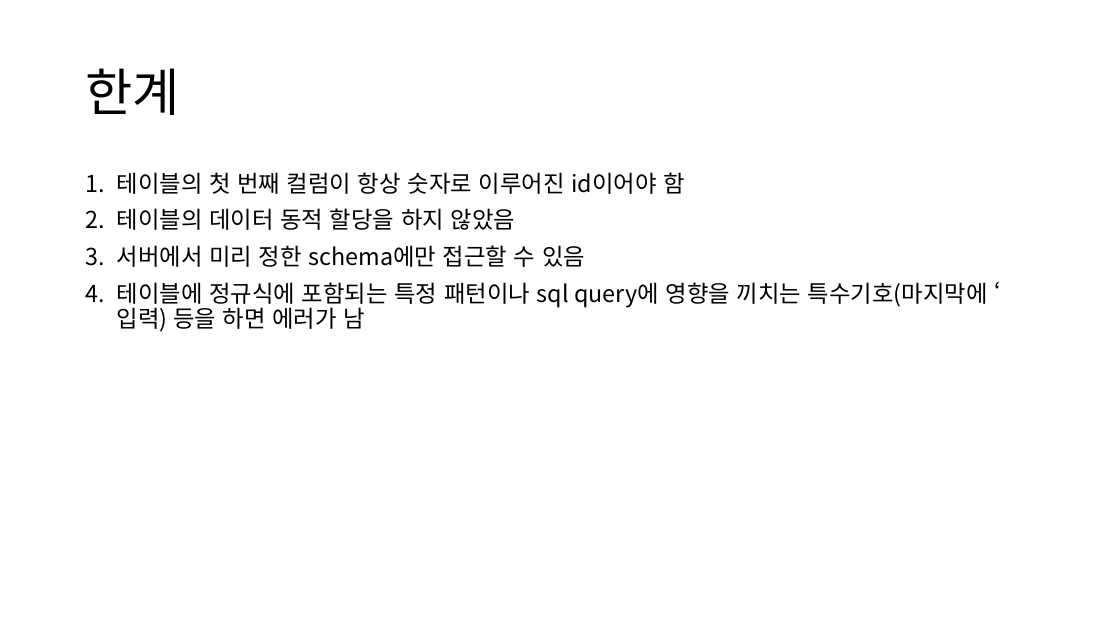
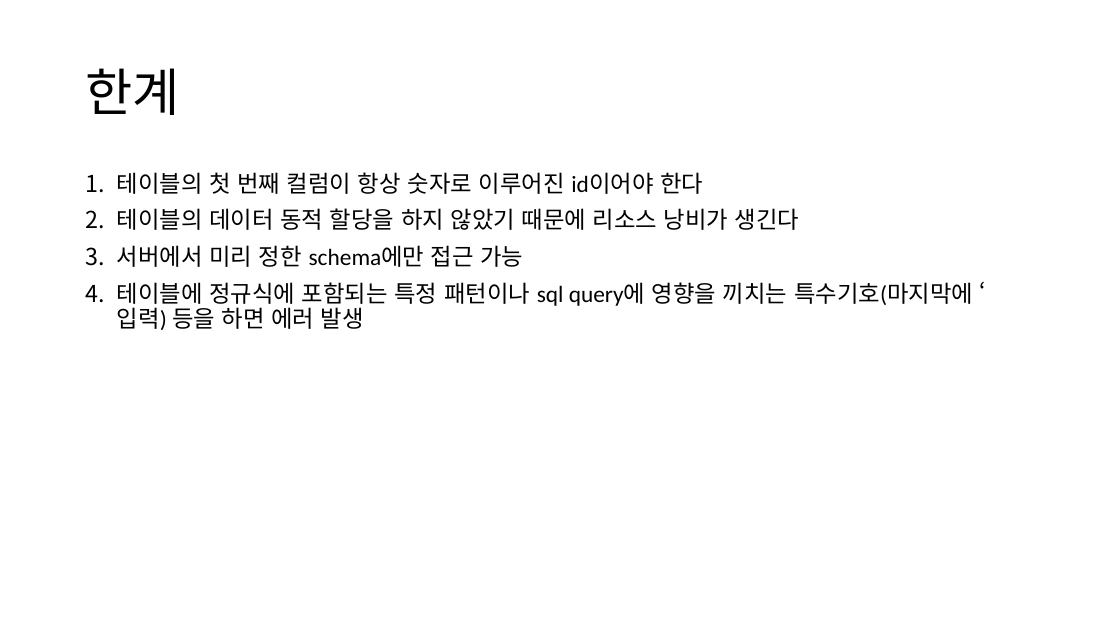
Before and after one commit to skyofsora/AutoSyncTableGUI, a slide deck: slide 7 of Java Portfolio.pptx. Drawn at 1120x630 pixels with LibreOffice and Linux fonts; fonts in the diff are those of the drawing. Boxes give left, top, right and bottom in pixels: in the first picture for what was removed or moved away, otherwise in the second. Text is boxed around its words. In the diff, an @@ line names an element or a change of style, - is before the commit and + after.

```diff
--- a/Java Portfolio.pptx
+++ b/Java Portfolio.pptx
@@ text at (x1=117, y1=172, x2=973, y2=330): text changed; font Noto Sans CJK KR to Calibri @@
-1. 테이블의 첫 번째 컬럼이 항상 숫자로 이루어진 id이어야 함
-2. 테이블의 데이터 동적 할당을 하지 않았음
-3. 서버에서 미리 정한 schema에만 접근할 수 있음
-4. 테이블에 정규식에 포함되는 특정 패턴이나 sql query에 영향을 끼치는 특수기호(마지막에 ‘ 입력) 등을 하면 에러가 남
+1. 테이블의 첫 번째 컬럼이 항상 숫자로 이루어진 id이어야 한다
+2. 테이블의 데이터 동적 할당을 하지 않았기 때문에 리소스 낭비가 생긴다
+3. 서버에서 미리 정한 schema에만 접근 가능
+4. 테이블에 정규식에 포함되는 특정 패턴이나 sql query에 영향을 끼치는 특수기호(마지막에 ‘ 입력) 등을 하면 에러 발생
```
Also in this commit, not shown: 7 other slides changed.
